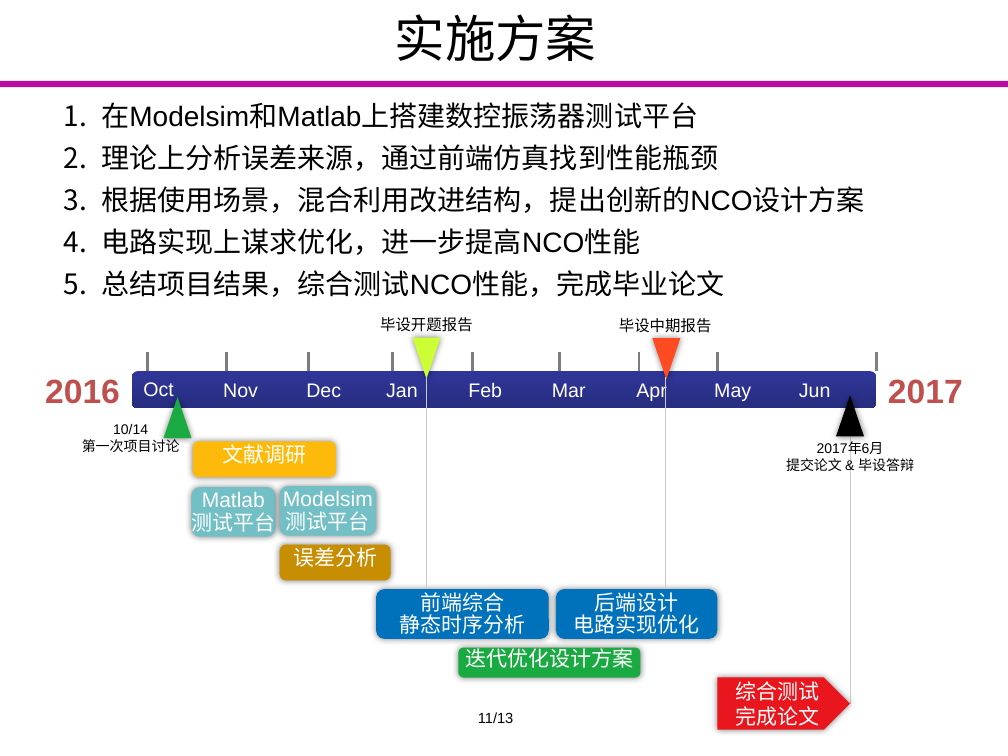
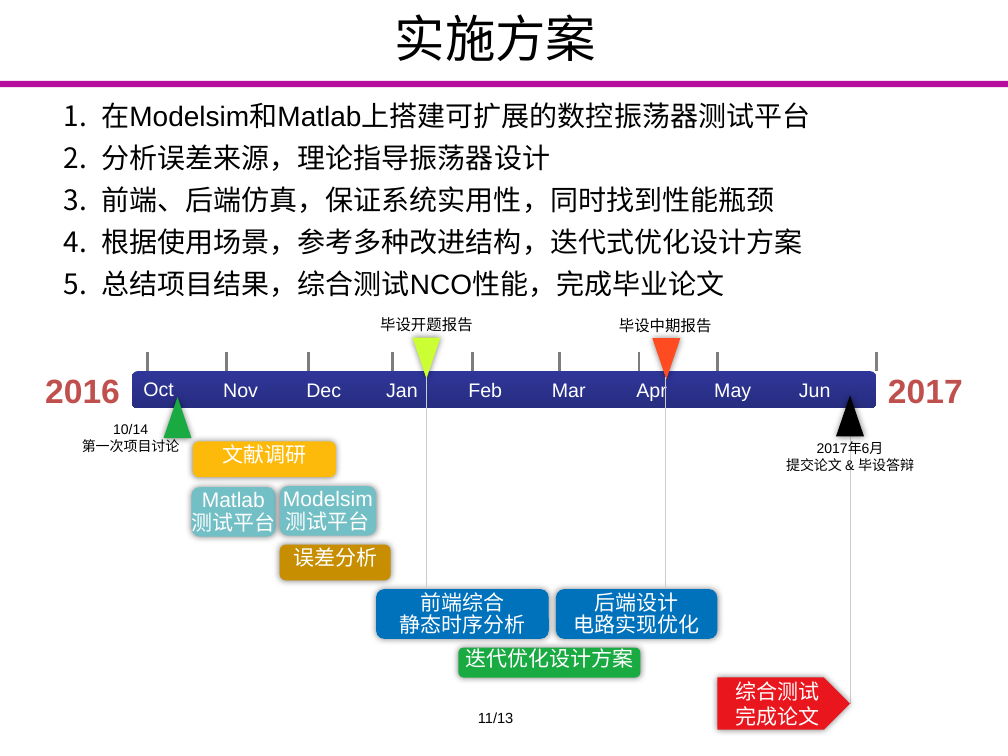
Before and after one commit to Markov2016/kaiti, a slide deck: slide 11 of ppt/yyx_v1.1.pptx. Drawn at 1008x756 pixels with LibreOffice and Linux fonts; fonts in the diff are those of the drawing; background and template pictures are left out. Boxes give left, top, right and bottom in pixels: in the first picture for what was removed or moved away, otherwise in the second. Text is boxed around its words. In the diff, an @@ line names an element or a change of style, - is before the commit and + after.

Commit message:
version 1.1 last

```diff
--- a/ppt/yyx_v1.1.pptx
+++ b/ppt/yyx_v1.1.pptx
@@ text at [101, 102, 810, 255]: text changed @@
-1. 在Modelsim和Matlab上搭建数控振荡器测试平台
-2. 理论上分析误差来源，通过前端仿真找到性能瓶颈
-3. 根据使用场景，混合利用改进结构，提出创新的NCO设计方案
-4. 电路实现上谋求优化，进一步提高NCO性能
+1. 在Modelsim和Matlab上搭建可扩展的数控振荡器测试平台
+2. 分析误差来源，理论指导振荡器设计
+3. 前端、后端仿真，保证系统实用性，同时找到性能瓶颈
+4. 根据使用场景，参考多种改进结构，迭代式优化设计方案
```
Also in this commit, not shown: 2 other slides changed.
